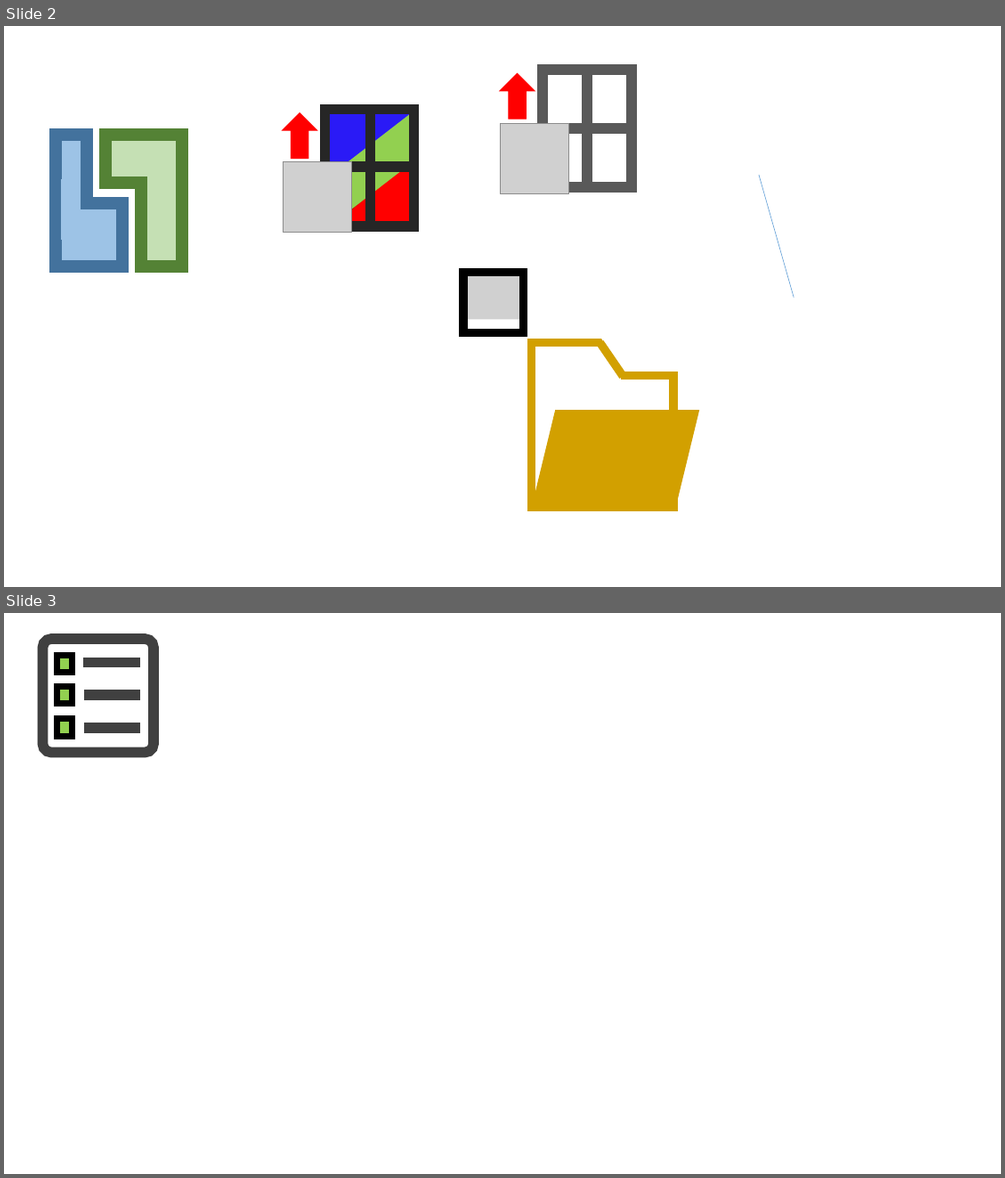
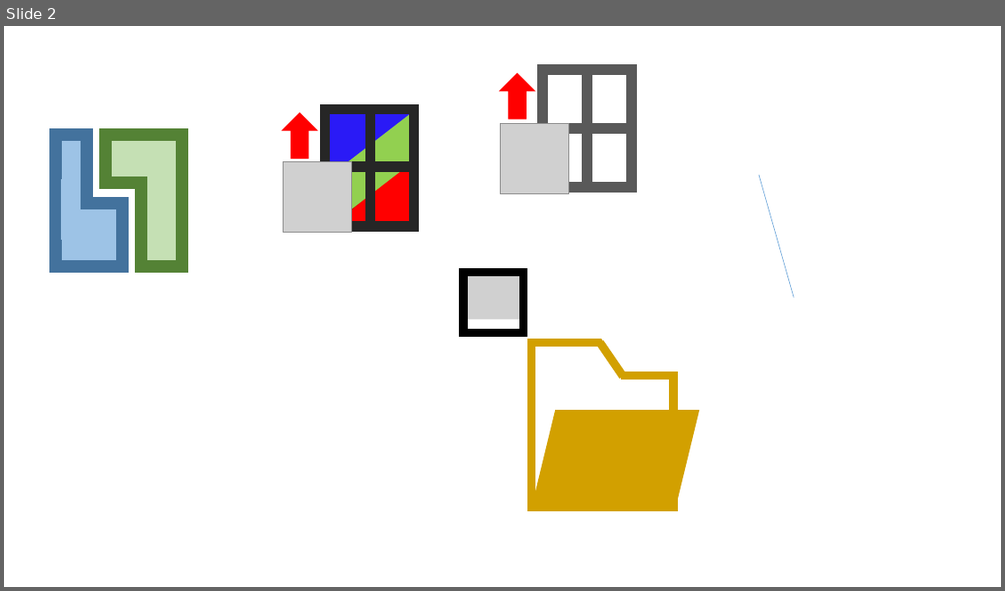
Before and after one commit to luchete80/fluxsol, a slide deck: FluxSol-CAE/Icons/Icons.pptx. Shown one above the other, each under a label of ours: slides 2 and 3 before the commit, slide 2 after it. The pictures are 1005x1178 and 1005x591 pixels, drawn with LibreOffice and Linux fonts; fonts in the diff are those of the drawing; grey boxes stand for pictures. Boxes give left, top, right and bottom in pixels: in the first picture for what was removed or moved away, otherwise in the second. Text is boxed around its words. In the diff, an @@ line names an element or a change of style, - is before the commit and + after.

```diff
--- a/FluxSol-CAE/Icons/Icons.pptx
+++ b/FluxSol-CAE/Icons/Icons.pptx
@@ slide 3 removed at (x1=4, y1=613, x2=1001, y2=1174), background #FFFFFF @@
@@ rounded rectangle removed at (x1=43, y1=639, x2=154, y2=753) @@
@@ rectangle removed at (x1=57, y1=655, x2=73, y2=672) @@
@@ line removed from (84, 662) to (140, 662) @@
@@ rectangle removed at (x1=57, y1=686, x2=73, y2=704) @@
@@ rectangle removed at (x1=57, y1=719, x2=73, y2=737) @@
@@ line removed from (84, 695) to (140, 695) @@
@@ line removed from (84, 728) to (140, 728) @@
```
Also in this commit, not shown: 1 slide added, 8 other files.
